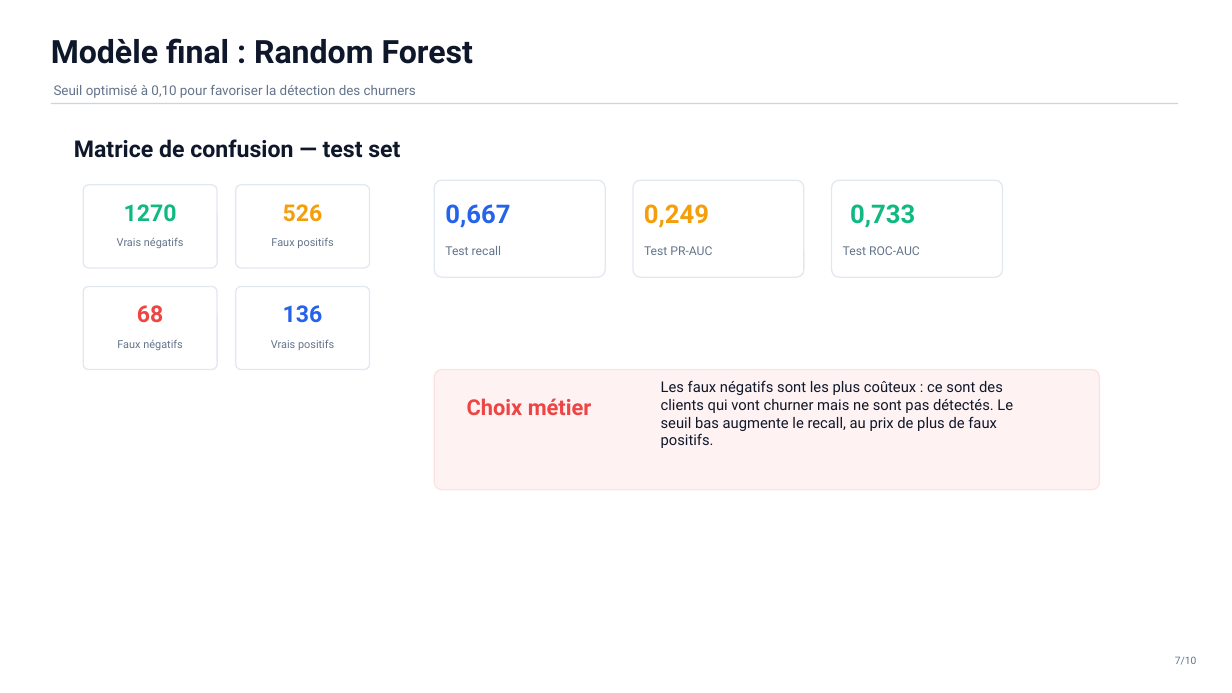
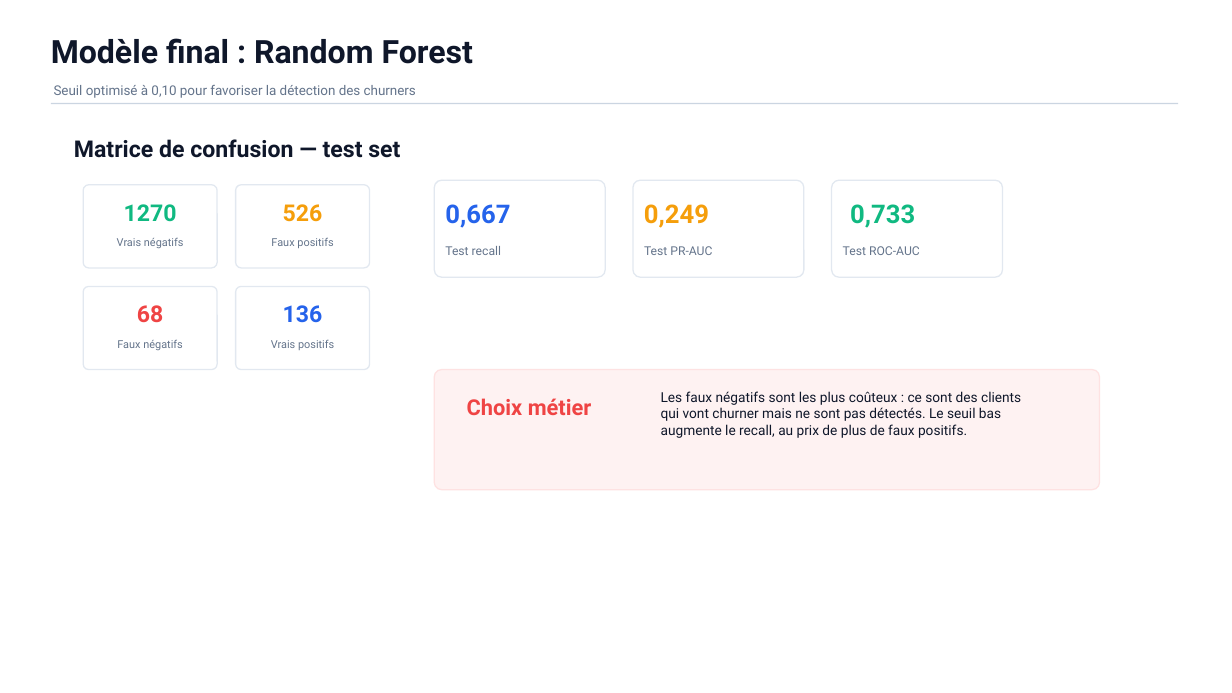
Before and after one commit to NerdBat/Projet-data-science, a slide deck: slide 13 of presentation data science.pptx. Drawn at 1232x693 pixels with LibreOffice and Linux fonts; fonts in the diff are those of the drawing. Boxes give left, top, right and bottom in pixels: in the first picture for what was removed or moved away, otherwise in the second. Text is boxed around its words. In the diff, an @@ line names an element or a change of style, - is before the commit and + after.

```diff
--- a/presentation data science.pptx
+++ b/presentation data science.pptx
@@ text "Les faux négatifs sont les ..." at <box>661,391,1021,438</box>: size 11.5 to 10.6 pt @@
@@ text removed at <box>1175,656,1197,665</box> @@
-7/10
```
Also in this commit, not shown: 13 other slides changed, 1 other file.
